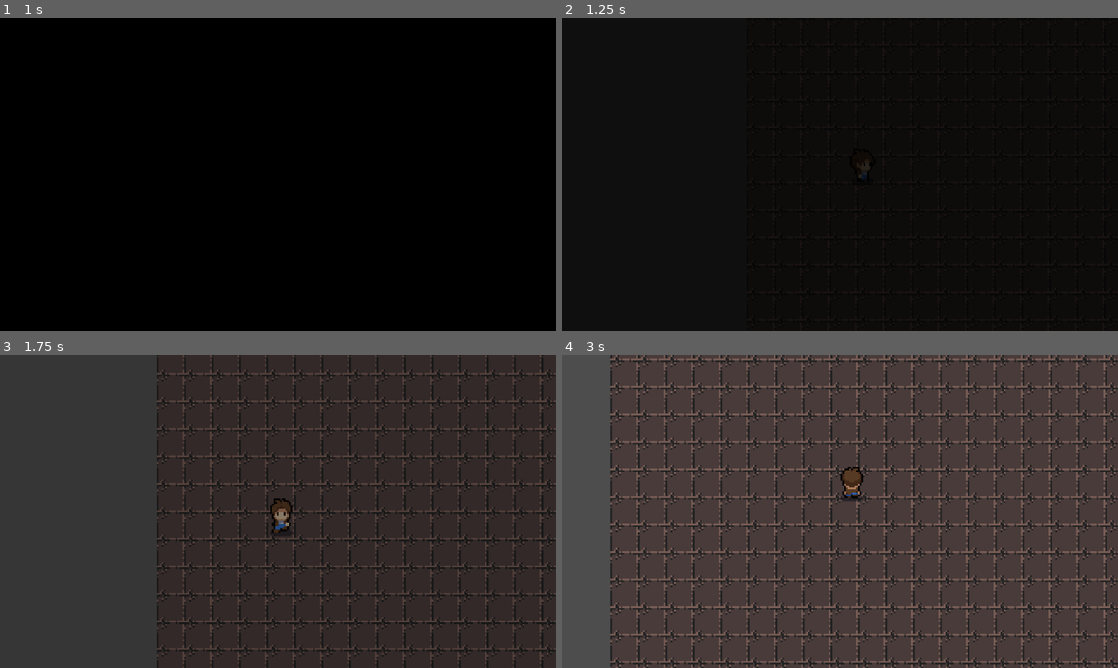
Above: before the commit, frames 1-4 (two rows, left to right).
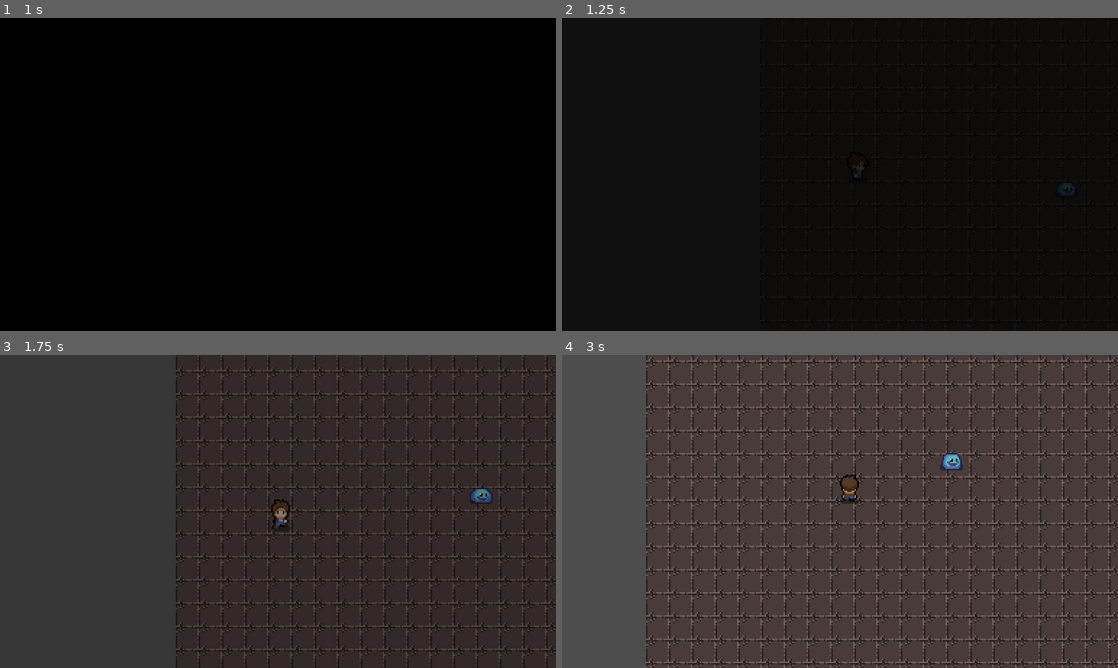
Above: after the commit, the same moments.

Repository: PatricNurczyk/DreamaCard
Game: Godot game, scene res://Scenes/GameLogic/GameContainer.tscn
Same seed, same stepped clock (60 frames per second), same inputs: the game is played once before the commit and once after it. Before the commit the project has no main scene; this scene is started directly in both runs.
Inputs (mouse positions are in pixels of both pictures, inside the frame that each line leads up to):
- Up to frame 1 (1 s): move the mouse to (400, 158) at 0.52 s; hold Right (ui_right) from 0.53 s (still down); hold Shift (Sprint) from 0.53 s (still down); click (400, 158) at 0.67 s
- Up to frame 2 (1.25 s): keep holding Right (ui_right); keep holding Shift (Sprint)
- Up to frame 3 (1.75 s): move the mouse to (166, 527) at 1.27 s; release Right (ui_right) at 1.28 s; release Shift (Sprint) at 1.28 s; hold Down (ui_down) from 1.28 s (still down); tap Shift (Sprint) at 1.35 s; click (166, 527) at 1.42 s
- Up to frame 4 (3 s): move the mouse to (895, 442) at 2.02 s; release Down (ui_down) at 2.03 s; hold Right (ui_right) 2.03-2.78 s; hold Shift (Sprint) 2.03-2.78 s; click (895, 442) at 2.17 s; move the mouse to (812, 574) at 2.77 s; hold Up (ui_up) from 2.78 s (still down); tap Shift (Sprint) at 2.85 s; click (812, 574) at 2.92 s

Frame 1 is identical in both runs. In frame 2, 0.1% of the frame differs, in the area x 52-93%, y 45-57%; in frame 3, 19%; in frame 4, 29%, in the area x 8-100%, y 0-100%.

Commit message:
Beginning Combat mechanics, deck system, updated player node to have a parent class we can modify later

Diff:
--- /dev/null
+++ b/Scenes/Cards/Attack Cards/Slash(4).tscn
@@ -0,0 +1,38 @@
+[gd_scene load_steps=8 format=3 uid="uid://elabbv0yuudm"]
+
+[ext_resource type="Texture2D" uid="uid://cau0w5ddygs5f" path="res://Assets/Card/Weapon Cards/Slash (4).png" id="1_ve5tc"]
+[ext_resource type="Script" path="res://Scripts/Cards/Attack Cards/Slash(4).gd" id="2_wwuqy"]
+[ext_resource type="AudioStream" uid="uid://cmcelkb8gcdpl" path="res://Sounds/Sound_Effects/flipcard.wav" id="3_2wkaa"]
+
+[sub_resource type="StyleBoxEmpty" id="StyleBoxEmpty_8rv6h"]
+
+[sub_resource type="StyleBoxEmpty" id="StyleBoxEmpty_qqn4e"]
+
+[sub_resource type="StyleBoxEmpty" id="StyleBoxEmpty_b5epm"]
+
+[sub_resource type="StyleBoxEmpty" id="StyleBoxEmpty_4tin5"]
+
+[node name="Slash(4)" type="Button"]
+offset_left = -15.415
+offset_top = -23.045
+offset_right = 15.585
+offset_bottom = 22.955
+theme_override_styles/normal = SubResource("StyleBoxEmpty_8rv6h")
+theme_override_styles/hover = SubResource("StyleBoxEmpty_qqn4e")
+theme_override_styles/pressed = SubResource("StyleBoxEmpty_b5epm")
+theme_override_styles/focus = SubResource("StyleBoxEmpty_4tin5")
+action_mode = 0
+icon_alignment = 1
+script = ExtResource("2_wwuqy")
+
+[node name="Card" type="Sprite2D" parent="."]
+scale = Vector2(0.1, 0.1)
+texture = ExtResource("1_ve5tc")
+centered = false
+
+[node name="hover" type="AudioStreamPlayer2D" parent="."]
+stream = ExtResource("3_2wkaa")
+
+[connection signal="gui_input" from="." to="." method="_on_gui_input"]
+[connection signal="mouse_entered" from="." to="." method="_on_mouse_entered"]
+[connection signal="mouse_exited" from="." to="." method="_on_mouse_exited"]
--- /dev/null
+++ b/Scenes/Entities/Enemies/TestEnemy/Slime.tscn
@@ -0,0 +1,38 @@
+[gd_scene load_steps=5 format=3 uid="uid://ctg0om1inbc80"]
+
+[ext_resource type="Script" path="res://Scripts/Entities/slime.gd" id="1_67kb8"]
+[ext_resource type="SpriteFrames" uid="uid://dimxiwpq5r6og" path="res://Assets/SpriteFrames/slime.tres" id="2_6mysm"]
+
+[sub_resource type="CapsuleShape2D" id="CapsuleShape2D_3m0yw"]
+radius = 9.0
+height = 18.0
+
+[sub_resource type="CapsuleShape2D" id="CapsuleShape2D_lc8u8"]
+radius = 3.0
+height = 14.0
+
+[node name="Slime" type="CharacterBody2D" groups=["Enemy"]]
+z_index = 2
+z_as_relative = false
+script = ExtResource("1_67kb8")
+maxHP = 5
+maxMP = 1
+speed = 5
+frostBoost = 5
+fireResist = -5
+frostResist = 5
+
+[node name="AnimatedSprite2D" type="AnimatedSprite2D" parent="."]
+position = Vector2(0, -6)
+sprite_frames = ExtResource("2_6mysm")
+animation = &"idle_side"
+
+[node name="Area2D" type="Area2D" parent="." groups=["Enemy"]]
+
+[node name="MoveCollision" type="CollisionShape2D" parent="Area2D"]
+position = Vector2(0, -4)
+shape = SubResource("CapsuleShape2D_3m0yw")
+
+[node name="CollisionShape2D" type="CollisionShape2D" parent="."]
+rotation = 1.5708
+shape = SubResource("CapsuleShape2D_lc8u8")
--- /dev/null
+++ b/Scenes/Entities/Player.gd
@@ -0,0 +1,33 @@
+extends EntityCharacter
+
+
+func _physics_process(delta):
+	if can_walk:
+		if Input.is_action_pressed("Sprint"):
+			SPEED = SPRINT
+			sprite.speed_scale = 1.5
+		else:
+			SPEED = WALK
+			sprite.speed_scale = 1
+		# Get the input direction and handle the movement/deceleration.
+		# As good practice, you should replace UI actions with custom gameplay actions.
+		var direction_X = Input.get_axis("ui_left", "ui_right")
+		if direction_X:
+			velocity.x = direction_X * SPEED
+		else:
+			velocity.x = move_toward(velocity.x, 0, SPEED)
+
+		var direction_Y = Input.get_axis("ui_up", "ui_down")
+		if direction_Y:
+			velocity.y = direction_Y * SPEED
+		else:
+			velocity.y = move_toward(velocity.y, 0, SPEED)
+
+	handle_animation(velocity)
+
+	move_and_slide()
+
+
+func _on_area_2d_area_entered(area):
+	if area.is_in_group("Enemy"):
+		get_parent().start_combat()
--- a/Scenes/Entities/Player.tscn
+++ b/Scenes/Entities/Player.tscn
@@ -1,7 +1,7 @@
 [gd_scene load_steps=5 format=3 uid="uid://jrkrfd6041tn"]
 
-[ext_resource type="Script" path="res://Scripts/Player.gd" id="1_546wp"]
 [ext_resource type="SpriteFrames" uid="uid://cb8rvv4yb7tn2" path="res://Assets/SpriteFrames/player.tres" id="1_rt0qv"]
+[ext_resource type="Script" path="res://Scenes/Entities/Player.gd" id="1_sqg0c"]
 
 [sub_resource type="CapsuleShape2D" id="CapsuleShape2D_i50t4"]
 radius = 5.33
@@ -11,8 +11,10 @@
 radius = 3.0
 height = 12.0
 
-[node name="Player" type="CharacterBody2D" groups=["Player"]]
-script = ExtResource("1_546wp")
+[node name="Player" type="CharacterBody2D" groups=["Ally", "Player"]]
+z_index = 2
+z_as_relative = false
+script = ExtResource("1_sqg0c")
 
 [node name="AnimatedSprite2D" type="AnimatedSprite2D" parent="."]
 position = Vector2(0, -16)
@@ -28,3 +30,5 @@
 [node name="CollisionShape2D" type="CollisionShape2D" parent="."]
 rotation = 1.5708
 shape = SubResource("CapsuleShape2D_yokoc")
+
+[connection signal="area_entered" from="Area2D" to="." method="_on_area_2d_area_entered"]
--- /dev/null
+++ b/Scenes/Equipment/Weapons/Shortswords/First_Dream.tscn
@@ -0,0 +1,6 @@
+[gd_scene load_steps=2 format=3 uid="uid://bv5bybpv8vo8m"]
+
+[ext_resource type="Script" path="res://Scripts/Equipment/Weapons/Knights_Recruit.gd" id="1_cd745"]
+
+[node name="FirstDream" type="Node"]
+script = ExtResource("1_cd745")
--- a/Scenes/GameLogic/CombatTracker.tscn
+++ b/Scenes/GameLogic/CombatCreator.tscn
@@ -1,36 +1,30 @@
-[gd_scene load_steps=2 format=3 uid="uid://bga7euvepixjv"]
-
-[sub_resource type="CircleShape2D" id="CircleShape2D_3y3nc"]
-radius = 9.05539
+[gd_scene format=3 uid="uid://bga7euvepixjv"]
 
 [node name="CombatTracker" type="Node2D"]
 
 [node name="Position1" type="Node2D" parent="."]
-position = Vector2(-6, -5)
+position = Vector2(-56, -48)
 
 [node name="Position2" type="Node2D" parent="."]
-position = Vector2(-7, -2)
+position = Vector2(-90, -22)
 
 [node name="Position3" type="Node2D" parent="."]
-position = Vector2(-7, 2)
+position = Vector2(-91, 21)
 
 [node name="Position4" type="Node2D" parent="."]
-position = Vector2(-6, 5)
+position = Vector2(-63, 56)
 
 [node name="Position5" type="Node2D" parent="."]
-position = Vector2(3, -5)
+position = Vector2(31, -49)
 
 [node name="Position6" type="Node2D" parent="."]
-position = Vector2(5, -3)
+position = Vector2(31, 5)
 
 [node name="Position7" type="Node2D" parent="."]
-position = Vector2(3, 0)
+position = Vector2(29, 59)
 
 [node name="Position8" type="Node2D" parent="."]
-position = Vector2(5, 3)
+position = Vector2(76, -19)
 
 [node name="Position9" type="Node2D" parent="."]
-position = Vector2(3, 5)
-
-[node name="CollisionShape2D" type="CollisionShape2D" parent="."]
-shape = SubResource("CircleShape2D_3y3nc")
+position = Vector2(67, 38)
--- a/Scenes/GameLogic/GameContainer.tscn
+++ b/Scenes/GameLogic/GameContainer.tscn
@@ -1,6 +1,22 @@
-[gd_scene load_steps=6 format=3 uid="uid://ckdgrkc26r36d"]
+[gd_scene load_steps=7 format=3 uid="uid://ckdgrkc26r36d"]
 
 [ext_resource type="Script" path="res://Scripts/GameLogic/GameContainer.gd" id="1_jh12l"]
+[ext_resource type="Texture2D" uid="uid://dje1a1ne0g4wd" path="res://Assets/Icons/BattleBackground.png" id="2_5b3d7"]
+
+[sub_resource type="Animation" id="Animation_hbl7f"]
+length = 0.001
+tracks/0/type = "value"
+tracks/0/imported = false
+tracks/0/enabled = true
+tracks/0/path = NodePath("ColorRect:color")
+tracks/0/interp = 1
+tracks/0/loop_wrap = true
+tracks/0/keys = {
+"times": PackedFloat32Array(0),
+"transitions": PackedFloat32Array(1),
+"update": 0,
+"values": [Color(0, 0, 0, 1)]
+}
 
 [sub_resource type="Animation" id="Animation_yuidj"]
 resource_name = "dim_in"
@@ -15,21 +31,6 @@
 "transitions": PackedFloat32Array(1, 1),
 "update": 0,
 "values": [Color(0, 0, 0, 0), Color(0, 0, 0, 1)]
-}
-
-[sub_resource type="Animation" id="Animation_hbl7f"]
-length = 0.001
-tracks/0/type = "value"
-tracks/0/imported = false
-tracks/0/enabled = true
-tracks/0/path = NodePath("ColorRect:color")
-tracks/0/interp = 1
-tracks/0/loop_wrap = true
-tracks/0/keys = {
-"times": PackedFloat32Array(0),
-"transitions": PackedFloat32Array(1),
-"update": 0,
-"values": [Color(0, 0, 0, 1)]
 }
 
 [sub_resource type="Animation" id="Animation_q2xv6"]
@@ -76,3 +77,35 @@
 libraries = {
 "": SubResource("AnimationLibrary_hg2ib")
 }
+
+[node name="Initiative Tracker" type="CanvasLayer" parent="."]
+
+[node name="Ally Initiative" type="VBoxContainer" parent="Initiative Tracker"]
+anchors_preset = 4
+anchor_top = 0.5
+anchor_bottom = 0.5
+offset_top = -60.0
+offset_right = 260.0
+offset_bottom = 60.0
+grow_vertical = 2
+
+[node name="Enemy Initiative" type="VBoxContainer" parent="Initiative Tracker"]
+anchors_preset = 6
+anchor_left = 1.0
+anchor_top = 0.5
+anchor_right = 1.0
+anchor_bottom = 0.5
+offset_left = -167.0
+offset_top = -60.0
+offset_bottom = 60.0
+grow_horizontal = 0
+grow_vertical = 2
+
+[node name="Battle" type="Sprite2D" parent="."]
+modulate = Color(1, 1, 1, 0.74902)
+z_index = 1
+z_as_relative = false
+scale = Vector2(1e-05, 1e-05)
+texture = ExtResource("2_5b3d7")
+
+[node name="CardUI" type="CanvasLayer" parent="."]
--- /dev/null
+++ b/Scenes/GameLogic/Initiative_ally.tscn
@@ -0,0 +1,16 @@
+[gd_scene load_steps=2 format=3 uid="uid://7kex23f7njbm"]
+
+[ext_resource type="Script" path="res://Scripts/GameLogic/Initiative.gd" id="1_fg322"]
+
+[node name="inititative_ally" type="HBoxContainer"]
+offset_right = 96.11
+offset_bottom = 27.0
+script = ExtResource("1_fg322")
+
+[node name="init_bar" type="ProgressBar" parent="."]
+custom_minimum_size = Vector2(127.405, 0)
+layout_mode = 2
+
+[node name="name" type="Label" parent="."]
+layout_mode = 2
+text = "Player"
--- /dev/null
+++ b/Scenes/GameLogic/Initiative_enemy.tscn
@@ -0,0 +1,18 @@
+[gd_scene load_steps=2 format=3 uid="uid://gh5pmvn8hej"]
+
+[ext_resource type="Script" path="res://Scripts/GameLogic/Initiative.gd" id="1_ucbv5"]
+
+[node name="inititative_ally" type="HBoxContainer"]
+offset_right = 96.11
+offset_bottom = 27.0
+alignment = 2
+script = ExtResource("1_ucbv5")
+
+[node name="name" type="Label" parent="."]
+layout_mode = 2
+text = "Enemy
+"
+
+[node name="init_bar" type="ProgressBar" parent="."]
+custom_minimum_size = Vector2(127.405, 0)
+layout_mode = 2
--- a/Scenes/Maps/Test_Map.tscn
+++ b/Scenes/Maps/Test_Map.tscn
@@ -1,8 +1,9 @@
-[gd_scene load_steps=6 format=3 uid="uid://ofi60jxijtjs"]
+[gd_scene load_steps=7 format=3 uid="uid://ofi60jxijtjs"]
 
 [ext_resource type="Script" path="res://Scripts/GameLogic/mapTemplate.gd" id="1_ix6fp"]
 [ext_resource type="Texture2D" uid="uid://beo24tjxdq3vy" path="res://Assets/Tilesets/dungeon_tiles_2.png" id="2_jbwlo"]
 [ext_resource type="PackedScene" uid="uid://6yg55gdo1cd7" path="res://Scenes/GameLogic/TransitionEvent.tscn" id="3_3rrgj"]
+[ext_resource type="PackedScene" uid="uid://ctg0om1inbc80" path="res://Scenes/Entities/Enemies/TestEnemy/Slime.tscn" id="4_d1j5l"]
 
 [sub_resource type="TileSetAtlasSource" id="TileSetAtlasSource_rvtxw"]
 texture = ExtResource("2_jbwlo")
@@ -644,10 +645,15 @@
 Directions = Array[String](["right", "left"])
 
 [node name="TileMap" type="TileMap" parent="."]
+z_as_relative = false
 tile_set = SubResource("TileSet_qsrmm")
 format = 2
 layer_0/tile_data = PackedInt32Array(0, 131072, 5, 1, 131072, 5, 2, 131072, 5, 3, 131072, 5, 4, 131072, 5, 5, 131072, 5 …(9959 unchanged characters)…
 
 [node name="TransitionEvent" parent="." instance=ExtResource("3_3rrgj")]
-position = Vector2(174, 146)
+position = Vector2(396, 147)
 map = "Test_Map2"
+
+[node name="Slime" parent="." instance=ExtResource("4_d1j5l")]
+z_index = 1
+position = Vector2(211, 153)
--- /dev/null
+++ b/Scripts/Cards/Attack Cards/Slash(4).gd
@@ -0,0 +1,33 @@
+extends Button
+
+var cardscale: float = .1
+var speed: float = 10
+var mp_cost: int = 0
+
+
+
+# Called when the node enters the scene tree for the first time.
+func _ready():
+	pass
+
+
+# Called every frame. 'delta' is the elapsed time since the previous frame.
+func _process(delta):
+	$Card.scale.x = lerp($Card.scale.x, cardscale, speed * delta)
+	$Card.scale.y = lerp($Card.scale.y,cardscale, speed * delta)
+
+func _on_mouse_entered():
+	get_parent().move_child(self,-1)
+	$hover.play()
+	cardscale = .14
+
+func _on_mouse_exited():
+	cardscale = .1
+
+func _on_gui_input(event):
+	if event is InputEventMouseButton and event.pressed:
+		match event.button_index:
+			MOUSE_BUTTON_LEFT:
+				print("Use")
+			MOUSE_BUTTON_RIGHT:
+				print("Can't Discard")
--- a/Scripts/Player.gd
+++ b/Scripts/Entities/characterEntity.gd
@@ -1,40 +1,41 @@
 extends CharacterBody2D
+class_name EntityCharacter
 
-const WALK = 60.0
-const SPRINT = 90.0
+@export var WALK = 60.0
+@export var SPRINT = 90.0
 
 @onready var sprite = $AnimatedSprite2D
 var SPEED = 30.0
 var direction = "right"
 var can_walk = true
 
-func _physics_process(delta):
 
+#Character Stats
+@export_category("Basic Stats")
+@export var maxHP : int
+var HP : int
+@export var maxMP : int
+var MP : int
+@export var speed : int
+@export var duoChance : float
 
-	if can_walk:
-		if Input.is_action_pressed("Sprint"):
-			SPEED = SPRINT
-			sprite.speed_scale = 1.5
-		else:
-			SPEED = WALK
-			sprite.speed_scale = 1
-		# Get the input direction and handle the movement/deceleration.
-		# As good practice, you should replace UI actions with custom gameplay actions.
-		var direction_X = Input.get_axis("ui_left", "ui_right")
-		if direction_X:
-			velocity.x = direction_X * SPEED
-		else:
-			velocity.x = move_toward(velocity.x, 0, SPEED)
+@export_category("Outgoing Boost")
+@export var fireBoost : int
+@export var frostBoost : int
+@export var lightningBoost : int
+@export var earthBoost : int
+@export var voidBoost : int
+@export var lightBoost : int
+@export var arcaneBoost : int
 
-		var direction_Y = Input.get_axis("ui_up", "ui_down")
-		if direction_Y:
-			velocity.y = direction_Y * SPEED
-		else:
-			velocity.y = move_toward(velocity.y, 0, SPEED)
-
-	handle_animation(velocity)
-
-	move_and_slide()
+@export_category("Incoming Resistance")
+@export var fireResist : int
+@export var frostResist : int
+@export var lightningResist : int
+@export var earthResist : int
+@export var voidResist : int
+@export var lightResist : int
+@export var arcaneResist : int
 
 
 func handle_animation(velocity : Vector2):
--- /dev/null
+++ b/Scripts/Entities/slime.gd
@@ -0,0 +1,4 @@
+extends EntityCharacter
+
+func _physics_process(delta):
+	handle_animation(velocity)
--- /dev/null
+++ b/Scripts/Equipment/Weapons/Knights_Recruit.gd
@@ -0,0 +1,10 @@
+extends Node
+
+var weaponType = "Shortsword"
+var attackCard = preload("res://Scenes/Cards/Attack Cards/Slash(4).tscn")
+
+func onEquip():
+	pass
+
+func onUnequip():
+	pass
--- a/Scripts/GameLogic/GameContainer.gd
+++ b/Scripts/GameLogic/GameContainer.gd
@@ -1,5 +1,12 @@
 extends Node2D
 const PLAYERTEMPLATE = preload("res://Scenes/Entities/Player.tscn")
+const COMBATCREATOR = preload("res://Scenes/GameLogic/CombatCreator.tscn")
+const INIT_ALLY = preload("res://Scenes/GameLogic/Initiative_ally.tscn")
+const INIT_ENEMY = preload("res://Scenes/GameLogic/Initiative_enemy.tscn")
+@onready var ally_initiative = $"Initiative Tracker/Ally Initiative"
+@onready var enemy_initiative = $"Initiative Tracker/Enemy Initiative"
+@onready var battle_veil = $Battle
+const SPEED = 7.0
 @onready var screen_dim = $CanvasLayer/AnimationPlayer
 @onready var camera = $Camera
 var player : CharacterBody2D
@@ -12,19 +19,39 @@
 var currState = gameStates.explore
 
 
+#Combat variables
+enum combatStates {allyTurn, target, enemyTurn}
+var combatState : int
+var battleground
+var combatants : Array = []
+var combatants_position : Array = []
+var initiative : Array = []
+var initiative_ui : Array = []
+var allyCount : int = 0
+var enemyCount : int = 0
+var currTurn : int = 0
+var veilSize : int = 0
+var deck : Dictionary = {}
+var hand : Dictionary = {}
+
 # Called when the node enters the scene tree for the first time.
 func _ready():
 	load_map()
 
 # Called every frame. 'delta' is the elapsed time since the previous frame.
 func _process(delta):
+	camera.zoom = camera.zoom.lerp(Vector2(camera_zoom,camera_zoom), 3 * delta)
+	battle_veil.scale = battle_veil.scale.lerp(Vector2(veilSize,veilSize), .5 * delta)
 	if currState == gameStates.explore:
 		camera.position = player.position
 		player.can_walk = true
 	elif currState == gameStates.transition:
 		if player:
 			player.can_walk = false
-
+	elif currState == gameStates.combat:
+		for i in range(len(combatants)):
+			var t = delta * SPEED
+			combatants[i].position = lerp(combatants[i].position, combatants_position[i],t)
 
 
 func load_map():
@@ -40,10 +67,11 @@
 		remove_child(player)
 		player.queue_free()
 	player = PLAYERTEMPLATE.instantiate()
+	PlayerInfo.load_player_data(player)
 	var map_scene = load("res://Scenes/Maps/" + PlayerInfo.current_map + ".tscn")
 	map = map_scene.instantiate()
 	add_child(map)
-	map.add_child(player)
+	add_child(player)
 	player.position = map.SpawnPoints[PlayerInfo.spawn_point]
 	player.direction = map.Directions[PlayerInfo.spawn_point]
 	camera.position = player.position
@@ -51,3 +79,93 @@
 	await get_tree().create_timer(.5).timeout
 	screen_dim.play("dim_out")
 	currState = gameStates.explore
+
+
+func start_combat():
+	allyCount = 0
+	enemyCount = 0
+	if currState == gameStates.combat:
+		return
+	currState = gameStates.combat
+	battleground = COMBATCREATOR.instantiate()
+	battleground.position = player.position
+	add_child(battleground)
+	var space := get_world_2d().direct_space_state
+	var search = PhysicsShapeQueryParameters2D.new()
+	search.transform = player.global_transform
+	var shape = CircleShape2D.new()
+	shape.radius = 120
+	search.shape = shape
+	var bodies = space.intersect_shape(search)
+	for body in bodies:
+		if body.collider.is_in_group("Ally"):
+			combatants.push_back(body.collider)
+			initiative.push_back(100 - body.collider.speed)
+			var ui = INIT_ALLY.instantiate()
+			ui.barName = body.collider.name
+			ui.initiative = body.collider.speed
+			ally_initiative.add_child(ui)
+			combatants_position.push_back(battleground.get_child(allyCount).global_position)
+			allyCount += 1
+			body.collider.direction = "right"
+			deck[body.collider.name] = PlayerInfo.playerData[body.collider.name]["Deck"]
+			deck[body.collider.name].shuffle()
+			hand[body.collider.name] = []
+		elif body.collider.is_in_group("Enemy"):
+			combatants.push_back(body.collider)
+			initiative.push_back(100 - body.collider.speed)
+			var ui = INIT_ENEMY.instantiate()
+			ui.barName = body.collider.name
+			ui.initiative = body.collider.speed
+			enemy_initiative.add_child(ui)
+			combatants_position.push_back(battleground.get_child(enemyCount + 4).global_position)
+			enemyCount += 1
+			body.collider.direction = "left"
+	camera.position = battleground.position
+	battle_veil_on()
+	camera_zoom = 3.5
+
+	await get_tree().create_timer(1.5).timeout
+	next_turn()
+
+
+
+#COMBAT FUNCTIONS
+func battle_veil_on():
+	battle_veil.position = player.position
+	veilSize = 100
+	print_tree()
+func battle_veil_off():
+	veilSize = 0
+func find_next():
+	var min_init = 1000
+	var index = 0
+	for i in range(len(initiative)):
+		if initiative[i] < min_init:
+			index = i
+			min_init = initiative[i]
+	for i in range(len(initiative)):
+		initiative[i] -= min_init
+	initiative[index] = 100 - combatants[index].speed
+	return index
+
+
+func next_turn():
+	currTurn = find_next()
+	camera_zoom = 5
+	if combatants[currTurn].is_in_group("Ally"):
+		camera.position = combatants[currTurn].position + Vector2(0,-10)
+		ally_turn()
+	else:
+		camera.position = combatants[currTurn].position + Vector2(0,-10)
+		enemy_turn()
+
+func draw_card(character):
+	while deck[character.name] > 0 or hand[character.name] < 6:
+		hand[character.name].push_back(deck[character.name].pop_front())
+func ally_turn():
+	draw_card(combatants[currTurn])
+
+
+func enemy_turn():
+	pass
--- /dev/null
+++ b/Scripts/GameLogic/Initiative.gd
@@ -0,0 +1,14 @@
+extends HBoxContainer
+@onready var text = $name
+@onready var init_bar = $init_bar
+@export var barName : String
+@export var initiative : int
+
+# Called when the node enters the scene tree for the first time.
+func _ready():
+	text.text = barName
+
+
+# Called every frame. 'delta' is the elapsed time since the previous frame.
+func _process(delta):
+	init_bar.value = move_toward(init_bar.value, initiative, delta * 20)
--- /dev/null
+++ b/Scripts/GameLogic/map_data.gd
@@ -0,0 +1,11 @@
+extends Node
+
+
+# Called when the node enters the scene tree for the first time.
+func _ready():
+	pass # Replace with function body.
+
+
+# Called every frame. 'delta' is the elapsed time since the previous frame.
+func _process(delta):
+	pass
--- a/Scripts/GameLogic/player_info.gd
+++ b/Scripts/GameLogic/player_info.gd
@@ -1,5 +1,28 @@
 extends Node
 
 var current_map : String = "Test_Map"
+var spawn_point : int = 0
 
-var spawn_point : int = 0
+#Character Data
+var playerData = {
+	"Player": {
+		"MaxHP" : 10,
+		"HP" : 10,
+		"MaxMP" : 2,
+		"Speed" : 10,
+		"Deck" : [],
+		"AltDeck" : [],
+		"Equipment": {
+			"Head" : null,
+			"Body" : null,
+			"Boots": null,
+			"Weapon": "Shortswords/First_Dream"
+		}
+	}
+}
+
+func load_player_data(player):
+	player.maxHP = playerData[player.name]["MaxHP"]
+	player.maxMP = playerData[player.name]["MaxMP"]
+	player.speed = playerData[player.name]["Speed"]
+	player.HP = playerData[player.name]["MaxHP"]
--- a/project.godot
+++ b/project.godot
@@ -11,12 +11,14 @@
 [application]
 
 config/name="DreamaCard"
+run/main_scene="res://Scenes/GameLogic/GameContainer.tscn"
 config/features=PackedStringArray("4.2", "Forward Plus")
 config/icon="res://Assets/logo.png"
 
 [autoload]
 
 PlayerInfo="*res://Scripts/GameLogic/player_info.gd"
+MapData="*res://Scripts/GameLogic/map_data.gd"
 
 [display]
 
Binary file added: Assets/Card/Weapon Cards/Slash (4).png
Not shown, added: Assets/Card/Weapon Cards/Slash (4).png.import
Binary file added: Assets/Icons/BattleBackground.png
Not shown, added: Assets/Icons/BattleBackground.png.import
